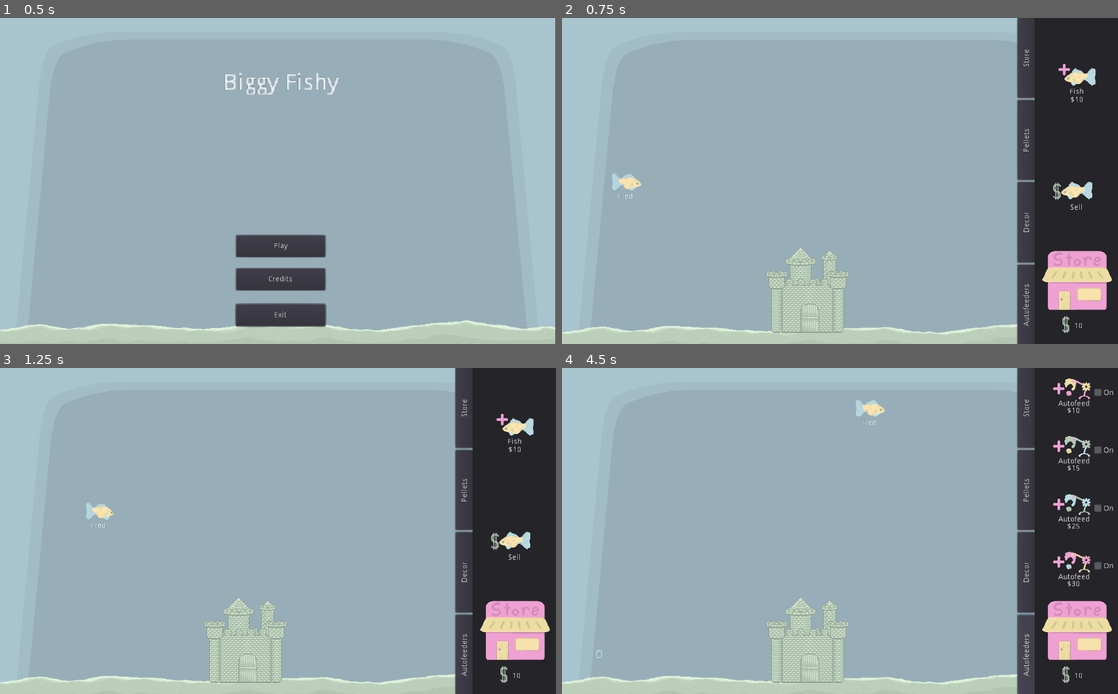
Above: before the commit, frames 1-4 (two rows, left to right).
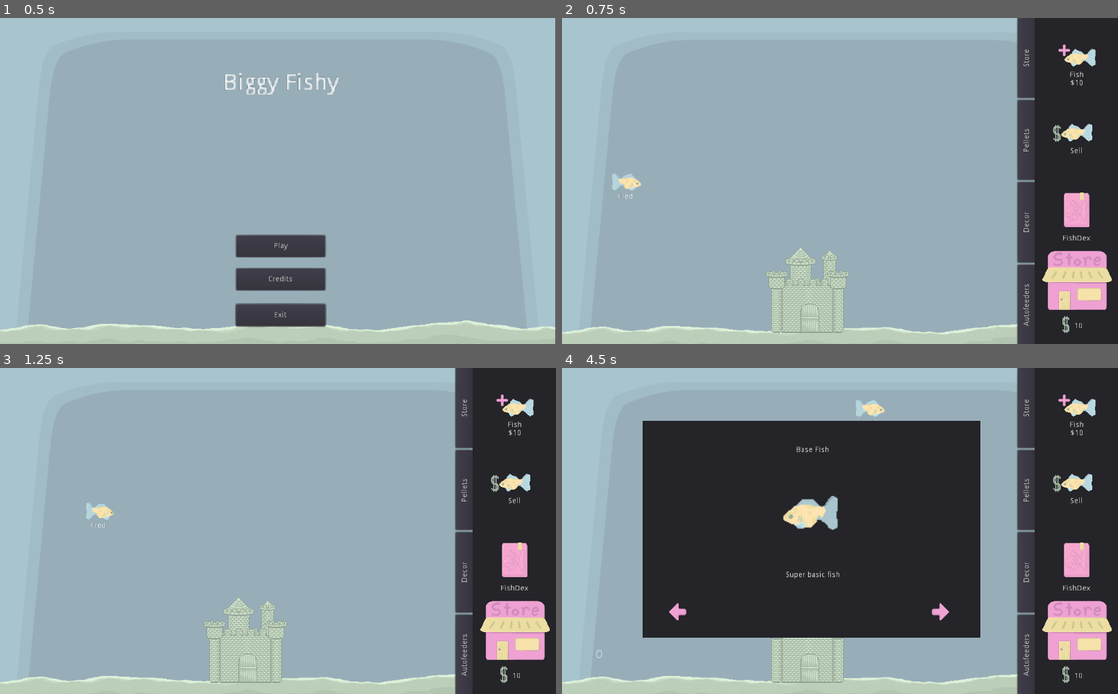
Above: after the commit, the same moments.

Repository: Struckdown/oohgamejam2020
Game: Godot game, scene res://Scenes/MainMenu.tscn
The game is run twice, just before and just after one commit, with the same random seed, the same clock (stepped at 60 frames per second) and the same inputs.
Inputs (mouse positions are in pixels of both pictures, inside the frame that each line leads up to):
- Up to frame 1 (0.5 s): no input
- Up to frame 2 (0.75 s): click "Play" at 0.5 s
- Up to frame 3 (1.25 s): no input
- Up to frame 4 (4.5 s): click "Sell" at 1.25 s; click (1079, 560) at 2 s, where only the run after the commit has a clickable "FishDex"; click (940, 615) at 2.77 s; click (678, 615) at 3.52 s; click "Autofeeders" at 4.25 s

Frame 1 is identical in both runs. In frame 2, 1.5% of the frame differs, in the area x 88-96%, y 8-69%; in frame 3, 1.5%; in frame 4, 42%, in the area x 14-100%, y 3-100%.

Commit message:
WIP fishdex

Diff:
--- /dev/null
+++ b/src/Scenes/FishDex.tscn
@@ -0,0 +1,129 @@
+[gd_scene load_steps=13 format=2]
+
+[ext_resource path="res://Art/Basic Fish/Fish.png" type="Texture" id=1]
+[ext_resource path="res://Art/HUD Elements/right arrow.png" type="Texture" id=2]
+[ext_resource path="res://Scripts/FishDex.gd" type="Script" id=3]
+[ext_resource path="res://Art/HUD Elements/left arrow.png" type="Texture" id=4]
+
+[sub_resource type="AtlasTexture" id=1]
+flags = 4
+atlas = ExtResource( 1 )
+region = Rect2( 0, 0, 64, 32 )
+
+[sub_resource type="AtlasTexture" id=2]
+flags = 4
+atlas = ExtResource( 1 )
+region = Rect2( 64, 0, 64, 32 )
+
+[sub_resource type="AtlasTexture" id=3]
+flags = 4
+atlas = ExtResource( 1 )
+region = Rect2( 128, 0, 64, 32 )
+
+[sub_resource type="AtlasTexture" id=4]
+flags = 4
+atlas = ExtResource( 1 )
+region = Rect2( 192, 0, 64, 32 )
+
+[sub_resource type="AtlasTexture" id=5]
+flags = 4
+atlas = ExtResource( 1 )
+region = Rect2( 256, 0, 64, 32 )
+
+[sub_resource type="AtlasTexture" id=6]
+flags = 4
+atlas = ExtResource( 1 )
+region = Rect2( 320, 0, 64, 32 )
+
+[sub_resource type="AtlasTexture" id=7]
+flags = 4
+atlas = ExtResource( 1 )
+region = Rect2( 384, 0, 64, 32 )
+
+[sub_resource type="SpriteFrames" id=8]
+animations = [ {
+"frames": [ SubResource( 1 ), SubResource( 2 ), SubResource( 3 ), SubResource( 4 ), SubResource( 5 ), SubResource( 6 ), SubResource( 7 ) ],
+"loop": true,
+"name": "default",
+"speed": 5.0
+} ]
+
+[node name="FishDex" type="Control"]
+anchor_right = 1.0
+anchor_bottom = 1.0
+script = ExtResource( 3 )
+__meta__ = {
+"_edit_use_anchors_": false
+}
+
+[node name="Background" type="Panel" parent="."]
+margin_left = 149.0
+margin_top = 97.0
+margin_right = 771.0
+margin_bottom = 497.0
+__meta__ = {
+"_edit_use_anchors_": false
+}
+
+[node name="BasicFish" type="Control" parent="Background"]
+anchor_right = 1.0
+anchor_bottom = 1.003
+margin_right = 3.0
+margin_bottom = -0.200012
+__meta__ = {
+"_edit_use_anchors_": false
+}
+
+[node name="FishName" type="Label" parent="Background/BasicFish"]
+anchor_right = 1.0
+anchor_bottom = 1.0
+margin_left = 4.0
+margin_top = 47.0
+margin_right = -3.0
+margin_bottom = -339.0
+text = "Base Fish"
+align = 1
+__meta__ = {
+"_edit_use_anchors_": false
+}
+
+[node name="FishDescription" type="Label" parent="Background/BasicFish"]
+anchor_right = 1.0
+anchor_bottom = 1.0
+margin_top = 277.0
+margin_right = 1.0
+margin_bottom = -55.0
+text = "Super basic fish"
+align = 1
+__meta__ = {
+"_edit_use_anchors_": false
+}
+
+[node name="AnimatedSprite" type="AnimatedSprite" parent="Background/BasicFish"]
+position = Vector2( 314.657, 170.618 )
+scale = Vector2( 2, 2 )
+frames = SubResource( 8 )
+frame = 4
+playing = true
+
+[node name="ForwardButton" type="TextureButton" parent="Background"]
+margin_left = 531.574
+margin_top = 336.092
+margin_right = 571.574
+margin_bottom = 376.092
+texture_normal = ExtResource( 2 )
+__meta__ = {
+"_edit_use_anchors_": false
+}
+
+[node name="BackwardsButton" type="TextureButton" parent="Background"]
+margin_left = 48.0132
+margin_top = 336.092
+margin_right = 88.0132
+margin_bottom = 376.092
+texture_normal = ExtResource( 4 )
+__meta__ = {
+"_edit_use_anchors_": false
+}
+[connection signal="toggled" from="Background/ForwardButton" to="." method="_on_For_toggled"]
+[connection signal="toggled" from="Background/BackwardsButton" to="." method="_on_BackwardsButton_toggled"]
--- a/src/Scenes/StoreUI.tscn
+++ b/src/Scenes/StoreUI.tscn
@@ -7,6 +7,7 @@
 [ext_resource path="res://Art/HUD Elements/More Fish.png" type="Texture" id=5]
 [ext_resource path="res://Audio/button.wav" type="AudioStream" id=6]
 [ext_resource path="res://Art/HUD Elements/money.png" type="Texture" id=7]
+[ext_resource path="res://Art/HUD Elements/Dex.png" type="Texture" id=8]
 [ext_resource path="res://Audio/buyfish.wav" type="AudioStream" id=9]
 [ext_resource path="res://Art/HUD Elements/blue pellet.png" type="Texture" id=10]
 [ext_resource path="res://Art/HUD Elements/pink pellet.png" type="Texture" id=11]
@@ -168,7 +169,7 @@
 
 [node name="BuyFish" type="TextureButton" parent="Content/MainShopUI/VBoxContainer"]
 margin_right = 153.0
-margin_bottom = 209.0
+margin_bottom = 138.0
 size_flags_vertical = 3
 texture_normal = ExtResource( 5 )
 texture_pressed = SubResource( 1 )
@@ -181,8 +182,8 @@
 [node name="BuyFishLabel" type="Label" parent="Content/MainShopUI/VBoxContainer/BuyFish"]
 anchor_right = 1.0
 anchor_bottom = 1.0
-margin_top = 129.485
-margin_bottom = 41.485
+margin_top = 98.0598
+margin_bottom = 10.0598
 text = "Fish"
 align = 1
 __meta__ = {
@@ -192,8 +193,8 @@
 [node name="BuyFishCostLbl" type="Label" parent="Content/MainShopUI/VBoxContainer/BuyFish"]
 anchor_right = 1.0
 anchor_bottom = 1.0
-margin_top = 144.146
-margin_bottom = 56.1461
+margin_top = 112.721
+margin_bottom = 24.7209
 text = "$10"
 align = 1
 __meta__ = {
@@ -201,26 +202,52 @@
 }
 
 [node name="SellButton" type="TextureButton" parent="Content/MainShopUI/VBoxContainer"]
-margin_top = 213.0
+margin_top = 142.0
+margin_right = 153.0
+margin_bottom = 280.0
+size_flags_vertical = 3
+texture_normal = ExtResource( 4 )
+texture_pressed = SubResource( 1 )
+expand = true
+stretch_mode = 3
+__meta__ = {
+"_edit_use_anchors_": false
+}
+
+[node name="SellLabel" type="Label" parent="Content/MainShopUI/VBoxContainer/SellButton"]
+anchor_right = 1.0
+anchor_bottom = 1.0
+margin_left = -1.0
+margin_top = 95.7977
+margin_right = -1.0
+margin_bottom = 12.7977
+text = "Sell"
+align = 1
+__meta__ = {
+"_edit_use_anchors_": false
+}
+
+[node name="FishDex" type="TextureButton" parent="Content/MainShopUI/VBoxContainer"]
+margin_top = 284.0
 margin_right = 153.0
 margin_bottom = 422.0
 size_flags_vertical = 3
-texture_normal = ExtResource( 4 )
-texture_pressed = SubResource( 1 )
-expand = true
-stretch_mode = 3
-__meta__ = {
-"_edit_use_anchors_": false
-}
-
-[node name="SellLabel" type="Label" parent="Content/MainShopUI/VBoxContainer/SellButton"]
+texture_normal = ExtResource( 8 )
+texture_pressed = SubResource( 1 )
+expand = true
+stretch_mode = 3
+__meta__ = {
+"_edit_use_anchors_": false
+}
+
+[node name="FishDexLbl" type="Label" parent="Content/MainShopUI/VBoxContainer/FishDex"]
 anchor_right = 1.0
 anchor_bottom = 1.0
 margin_left = -1.0
-margin_top = 129.318
+margin_top = 115.0
 margin_right = -1.0
-margin_bottom = 46.318
-text = "Sell"
+margin_bottom = -2.0
+text = "FishDex"
 align = 1
 __meta__ = {
 "_edit_use_anchors_": false
@@ -612,6 +639,7 @@
 [connection signal="pressed" from="Tabs/HBoxContainer/Main" to="." method="_on_Main_pressed"]
 [connection signal="pressed" from="Content/MainShopUI/VBoxContainer/BuyFish" to="." method="_on_BuyFish_pressed"]
 [connection signal="pressed" from="Content/MainShopUI/VBoxContainer/SellButton" to="." method="_on_SellButton_pressed"]
+[connection signal="pressed" from="Content/MainShopUI/VBoxContainer/FishDex" to="." method="_on_FishDex_pressed"]
 [connection signal="pressed" from="Content/PelletShopUI/VBoxContainer/Pellet1" to="." method="_on_Pellet_pressed" binds= [ "pink" ]]
 [connection signal="pressed" from="Content/PelletShopUI/VBoxContainer/Pellet2" to="." method="_on_Pellet_pressed" binds= [ "yellow" ]]
 [connection signal="pressed" from="Content/PelletShopUI/VBoxContainer/Pellet3" to="." method="_on_Pellet_pressed" binds= [ "green" ]]
--- a/src/Scenes/World.tscn
+++ b/src/Scenes/World.tscn
@@ -8,6 +8,7 @@
 [ext_resource path="res://Scenes/Autofeeder.tscn" type="PackedScene" id=6]
 [ext_resource path="res://Art/Decorations/castle.png" type="Texture" id=7]
 [ext_resource path="res://Scenes/DecorationManager.tscn" type="PackedScene" id=8]
+[ext_resource path="res://Scenes/FishDex.tscn" type="PackedScene" id=9]
 [ext_resource path="res://Scenes/BubbleSpawner.tscn" type="PackedScene" id=10]
 
 [node name="World" type="Node"]
@@ -29,6 +30,7 @@
 margin_bottom = 4.0
 mouseManagerRef = NodePath("../MouseManager")
 decorationManagerRef = NodePath("../DecorationManager")
+fishDexRef = NodePath("../FishDex")
 
 [node name="Autofeeder" parent="." instance=ExtResource( 6 )]
 position = Vector2( 33.8806, 9.24018 )
@@ -44,6 +46,9 @@
 [node name="BubbleSpawner" parent="." instance=ExtResource( 10 )]
 position = Vector2( 425.526, 616.129 )
 
+[node name="FishDex" parent="." instance=ExtResource( 9 )]
+visible = false
+
 [editable path="Autofeeder"]
 
 [editable path="BubbleSpawner"]
--- /dev/null
+++ b/src/Scripts/FishDex.gd
@@ -0,0 +1,33 @@
+extends Control
+
+
+var currentPage = 0
+var maxPages = 5
+
+
+# Called when the node enters the scene tree for the first time.
+func _ready():
+	pass # Replace with function body.
+
+
+# Called every frame. 'delta' is the elapsed time since the previous frame.
+#func _process(delta):
+#	pass
+
+func toggleVis():
+	if visible:
+		hide()
+	else:
+		show()
+
+func changePage(newPage):
+	if newPage > 0 and newPage < maxPages:
+		currentPage = newPage
+
+
+func _on_ForwardButton_toggled(_button_pressed):
+	changePage(currentPage+1)
+
+
+func _on_BackwardsButton_toggled(_button_pressed):
+	changePage(currentPage-1)
--- a/src/Scripts/StoreUI.gd
+++ b/src/Scripts/StoreUI.gd
@@ -2,12 +2,14 @@
 
 export(NodePath) var mouseManagerRef
 export(NodePath) var decorationManagerRef
+export(NodePath) var fishDexRef
 var autofeedCost = 10
 
 # Called when the node enters the scene tree for the first time.
 func _ready():
 	mouseManagerRef = get_node(mouseManagerRef)
 	decorationManagerRef = get_node(decorationManagerRef)
+	fishDexRef = get_node(fishDexRef)
 	GameManager.storeUI = self
 	updateUI()
 
@@ -97,3 +99,10 @@
 # Win the game
 func _on_Plant4_pressed():
 	pass # Replace with function body.
+
+
+
+
+
+func _on_FishDex_pressed():
+	fishDexRef.toggleVis()
Not shown, added: src/Art/HUD Elements/Dex.png.import
Not shown, added: src/Art/HUD Elements/fish sillouete.png.import
Not shown, added: src/Art/HUD Elements/left arrow.png.import
Not shown, added: src/Art/HUD Elements/right arrow.png.import
Not shown: 1 places in src/Scenes/StoreUI.tscn that only renumber resources
Not shown: 1 places in src/Scenes/World.tscn that only renumber resources
